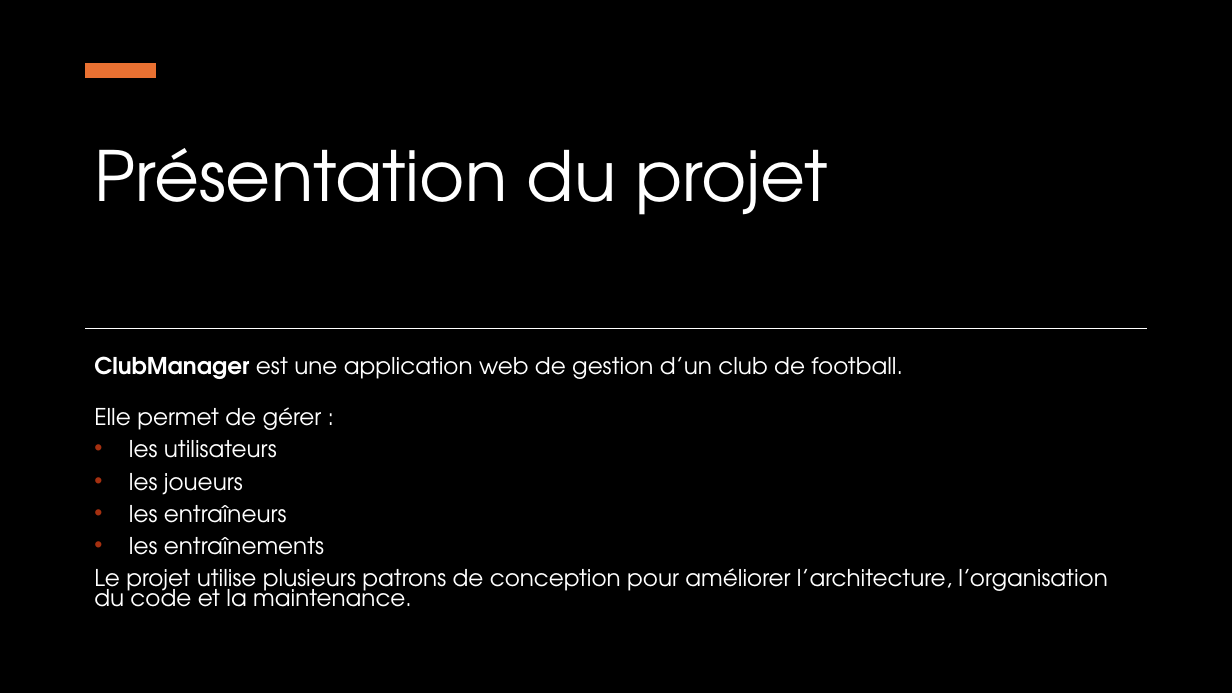
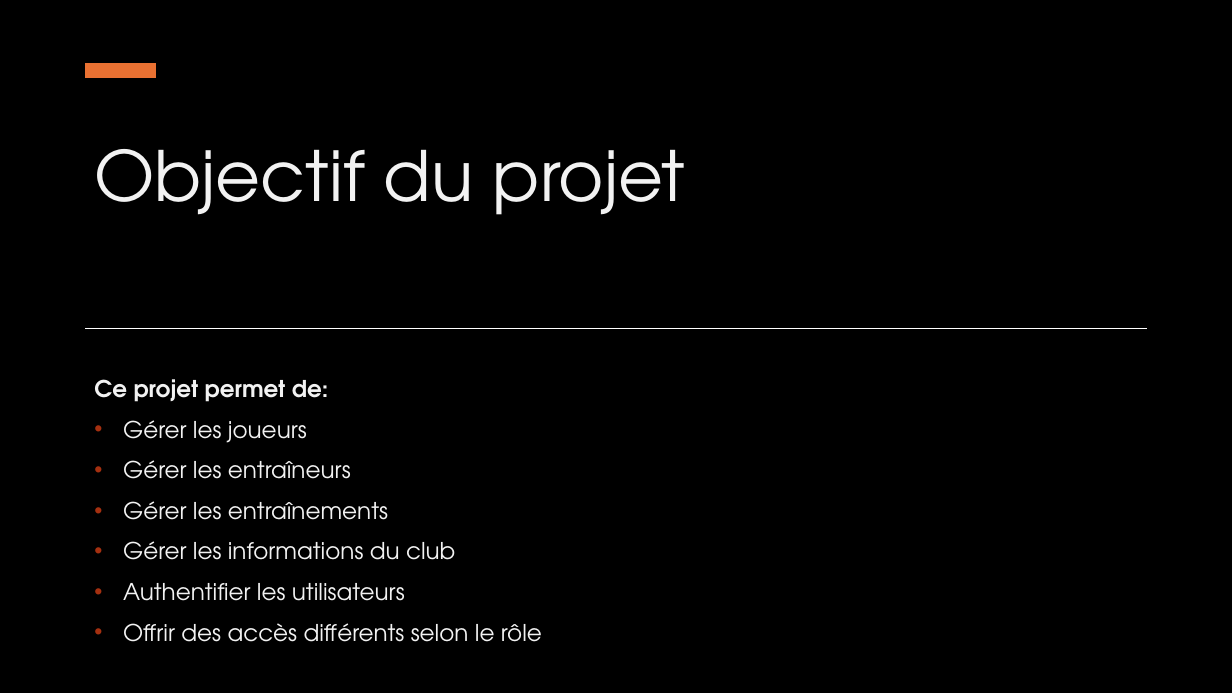
Before and after one commit to ZouaghiHoussem/SoftwareEngineeringDocuments, a slide deck: slide 2 of documentation/ClubManagerPowerPoint.odp. Drawn at 1232x693 pixels with LibreOffice and Linux fonts; fonts in the diff are those of the drawing; background and template pictures are left out; a plain dark background stands for a picture behind light text. Boxes give left, top, right and bottom in pixels: in the first picture for what was removed or moved away, otherwise in the second. Text is boxed around its words. In the diff, an @@ line names an element or a change of style, - is before the commit and + after.

```diff
--- a/documentation/ClubManagerPowerPoint.odp
+++ b/documentation/ClubManagerPowerPoint.odp
@@ title at (94,149,685,215): text changed; text colour #FFFFFF to #F2F2F2 @@
-Présentation du projet
+Objectif du projet
@@ subtitle at (94,379,542,642): text changed; text colour #FFFFFF to #F2F2F2 @@
-ClubManager est une application web de gestion d’un club de football.
-Elle permet de gérer :
-• les utilisateurs
-• les joueurs
-• les entraîneurs
-• les entraînements
-Le projet utilise plusieurs patrons de conception pour améliorer l’architecture, l’organisation du code et la maintenance.
+Ce projet permet de:
+• Gérer les joueurs
+• Gérer les entraîneurs
+• Gérer les entraînements
+• Gérer les informations du club
+• Authentifier les utilisateurs
+• Offrir des accès différents selon le rôle
```
Also in this commit, not shown: 4 other slides changed, 5 slides added, 10 slides removed.
